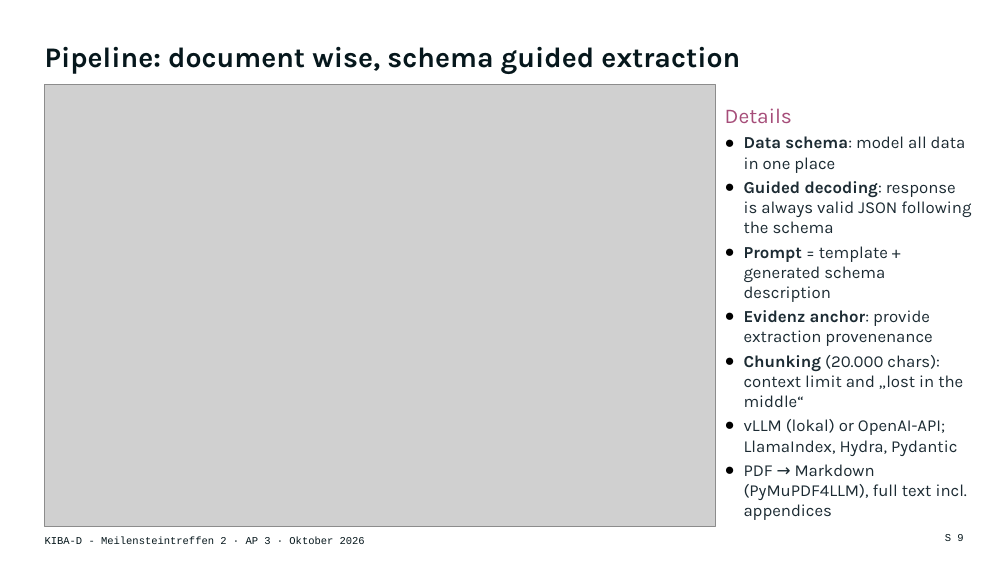
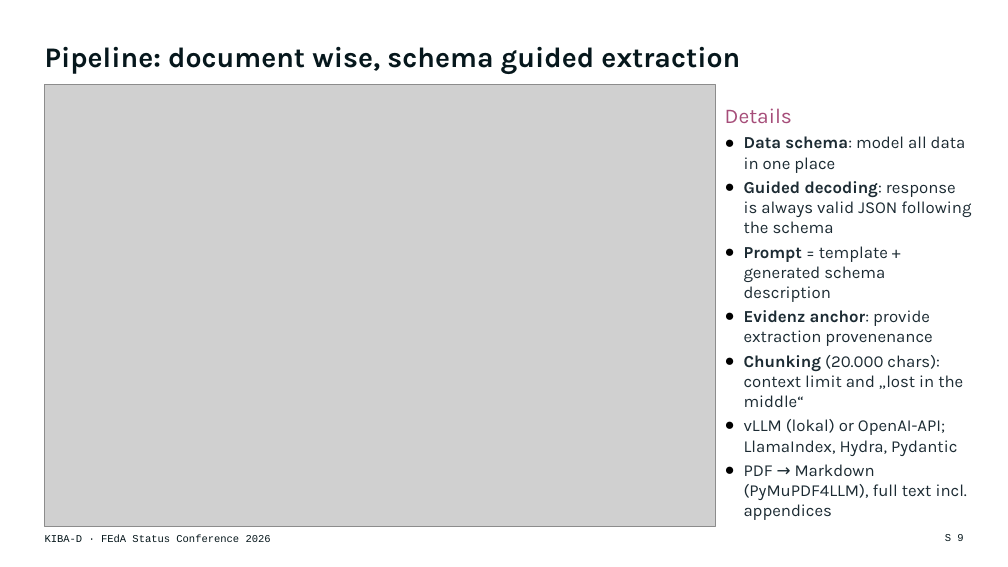
Before and after one commit to DFKI-NLP/kibad-llm, a slide deck: slide 9 of presentations/2026_feda_status_conference/KIBA-D_FEdA2026_Keynote.pptx. Drawn at 1008x567 pixels with LibreOffice and Linux fonts; fonts in the diff are those of the drawing; grey boxes stand for pictures. Boxes give left, top, right and bottom in pixels: in the first picture for what was removed or moved away, otherwise in the second. Text is boxed around its words. In the diff, an @@ line names an element or a change of style, - is before the commit and + after.

```diff
--- a/presentations/2026_feda_status_conference/KIBA-D_FEdA2026_Keynote.pptx
+++ b/presentations/2026_feda_status_conference/KIBA-D_FEdA2026_Keynote.pptx
@@ text at bbox=[45, 535, 271, 542]: text changed @@
-KIBA-D - Meilensteintreffen 2 · AP 3 · Oktober 2026
+KIBA-D · FEdA Status Conference 2026
```
Also in this commit, not shown: 11 other slides changed, 6 slides added, 5 slides removed, 2 other files.
